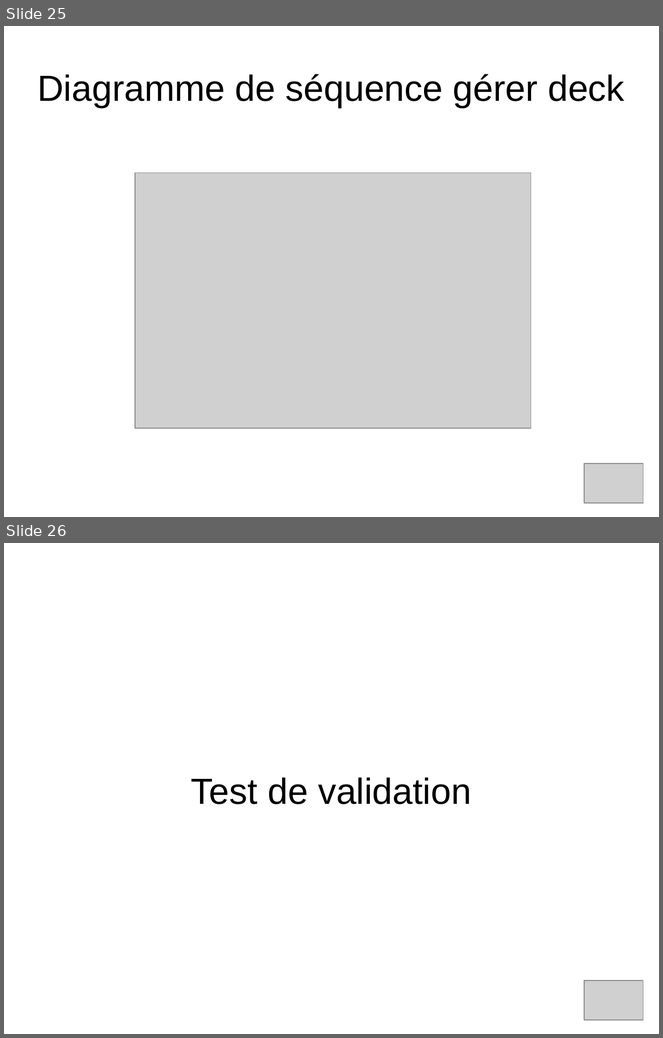
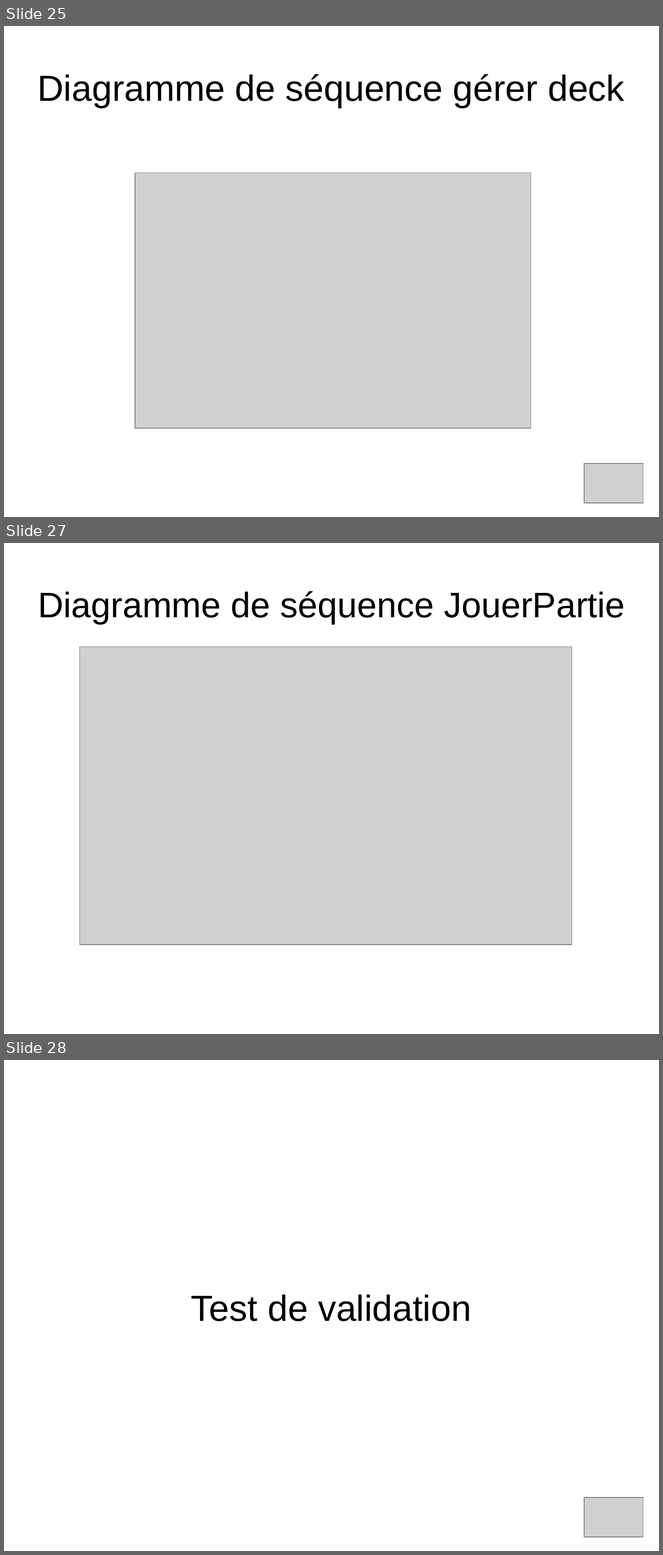
Before and after one commit to Shaolans/StoneHearth_SnowStorm, a slide deck: Presentation/presentation_IL.odp. Shown one above the other, each under a label of ours: slides 25 and 26 before the commit, slides 25, 27 and 28 after it; the slides between them are not shown. The pictures are 663x1038 and 663x1555 pixels, drawn with LibreOffice and Linux fonts; fonts in the diff are those of the drawing; grey boxes stand for pictures. Boxes give left, top, right and bottom in pixels: in the first picture for what was removed or moved away, otherwise in the second. Text is boxed around its words. In the diff, an @@ line names an element or a change of style, - is before the commit and + after.

```diff
--- a/Presentation/presentation_IL.odp
+++ b/Presentation/presentation_IL.odp
@@ slide 27 added at bbox=[4, 543, 659, 1034], background #FFFFFF @@
@@ title added at bbox=[38, 591, 625, 624], 43 pt, text #000000 @@
+Diagramme de séquence JouerPartie
@@ picture added at bbox=[80, 646, 572, 945] @@
@@ what was slide 26 is now slide 28 @@
```
Also in this commit, not shown: 3 slides changed, 6 other slides added.
